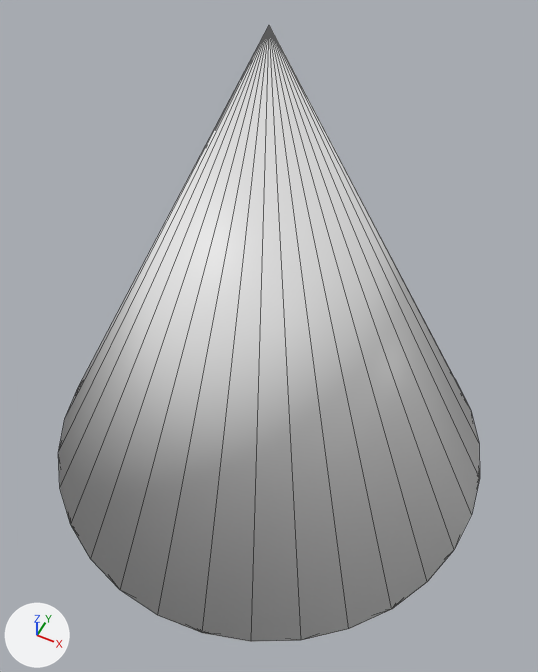
Before and after pictures for a commit that changed the glTF model plugins/AtomLyIntegration/CommonFeatures/Assets/Objects/Primitives/Cone.glb.
Camera for both pictures: a 50 mm lens placed at (0.46, -0.921, 1.493), pointed at (0.035, -0.07, 0.43). Lighting does not change. The marker at lower left points along +X, +Y and +Z. The older version comes first. Mesh edges are drawn as thin lines.

Before the edit, the objects in view are built like this:
```python
me_cone = bpy.data.meshes.new('Cone')
me_cone.from_pydata(...)  # a 32-sided cone pointing to +z spanning x -0.5..0.5, y -0.5..0.5, z 0.0..1.0
ob_cone = bpy.data.objects.new('Cone', me_cone)
ob_cone.location = (0.0, 0.0, 0.0)
```
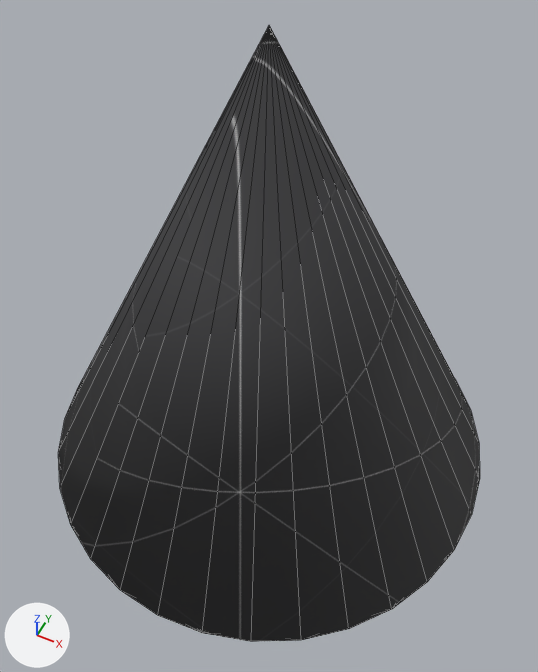
What differs and where, as boxes [x1, y1, x2, y2] in the pictures (538 x 672 px):
'Cone', recoloured (white to black)
    both: [58, 25, 480, 642]

Patch to the scene script:
```diff
--- a/plugins/AtomLyIntegration/CommonFeatures/Assets/Objects/Primitives/Cone.glb.py
+++ b/plugins/AtomLyIntegration/CommonFeatures/Assets/Objects/Primitives/Cone.glb.py
@@ img_default_basecolor_grid @@
+img_default_basecolor_grid = load_image('default_basecolor_grid', '_unpacked/default_basecolor_grid', 1024, 1024, 'sRGB')
@@ mat_defaultgrid @@
+mat_defaultgrid = principled_material('DefaultGrid')
+mat_defaultgrid.texture = img_default_basecolor_grid
+mat_defaultgrid.roughness = 0.8
@@ me_cone @@
 me_cone.from_pydata(...)  # 33 vertices, 62 faces; spans x -0.5..0.5, y -0.5..0.5, z 0.0..1.0
+me_cone.materials.append(mat_defaultgrid)  # picture img_default_basecolor_grid
```
